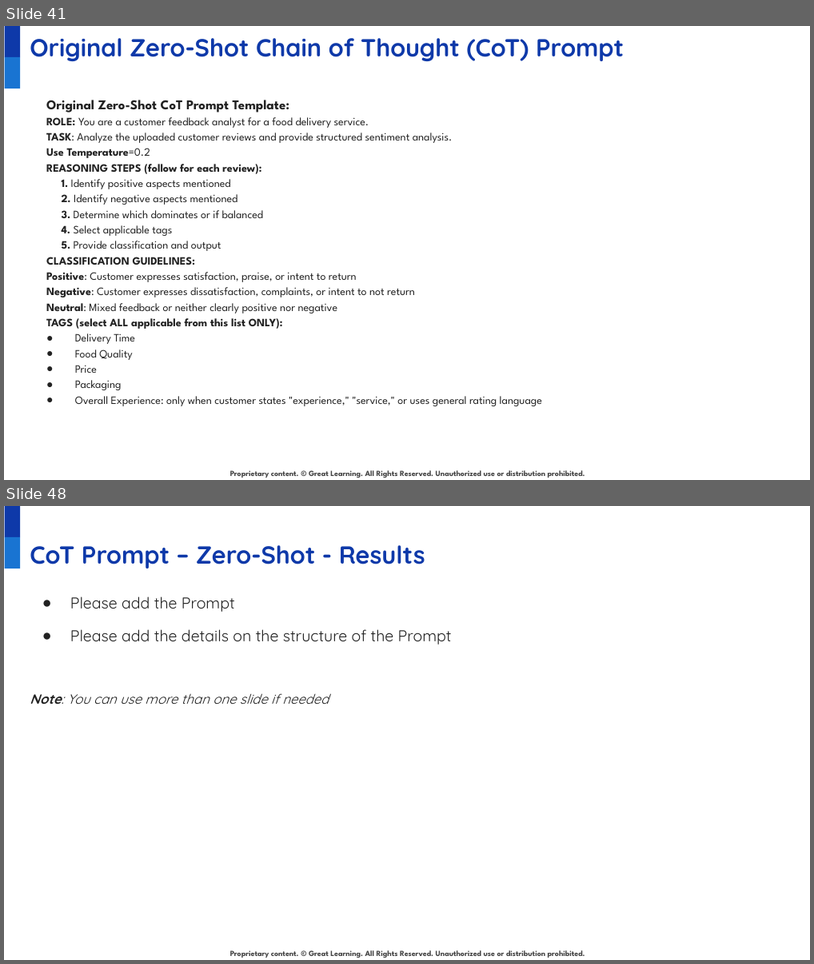
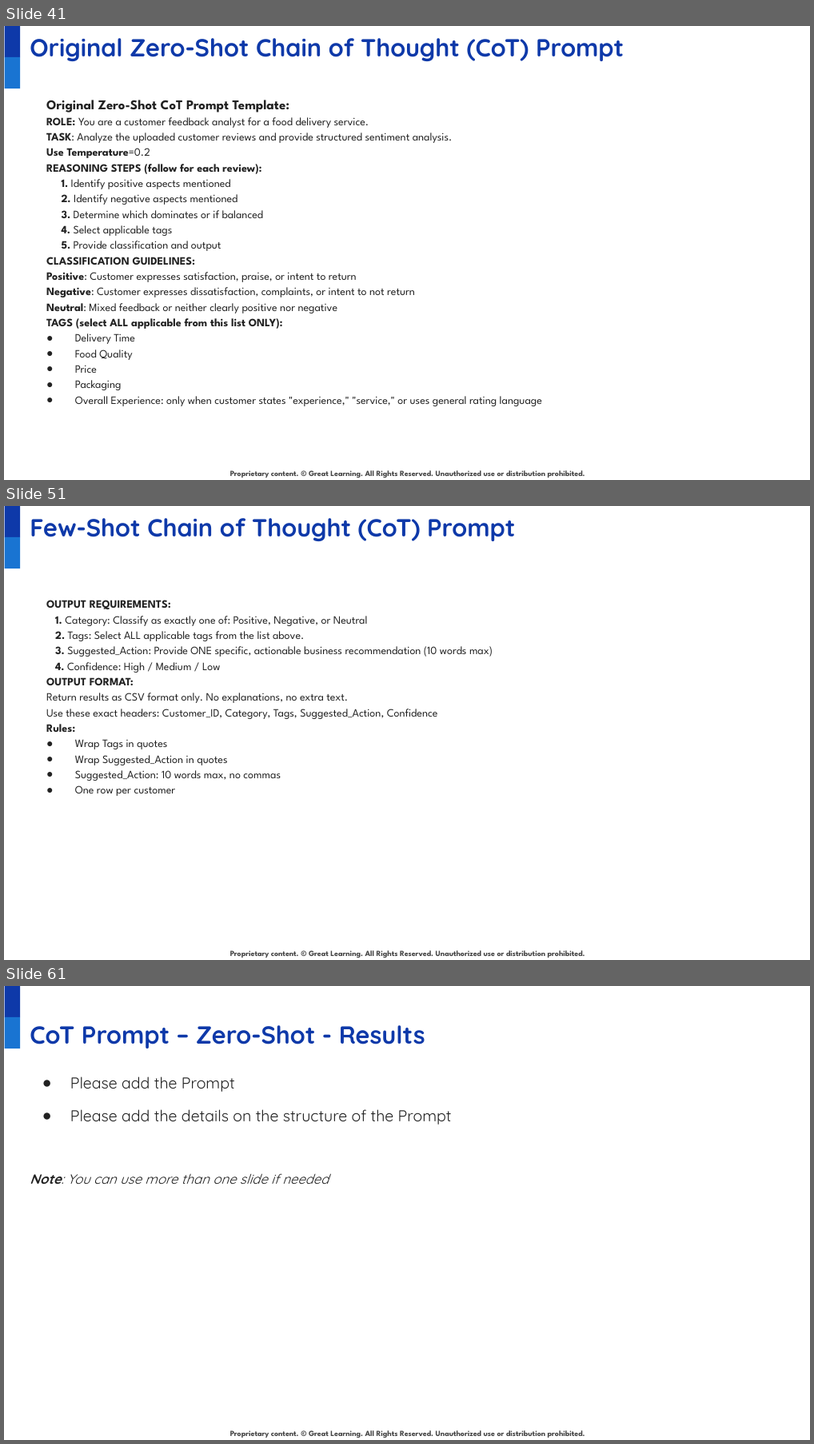
Before and after one commit to juanbucz/GreatLearning-TermProjects, a slide deck: GenAI-Powered Food Delivery Sentiment Analysis/Project Presentation - Business Applications of GenAI - John Buczkowski.pptx. Shown one above the other, each under a label of ours: slides 41 and 48 before the commit, slides 41, 51 and 61 after it; the slides between them are not shown. The pictures are 814x964 and 814x1444 pixels, drawn with LibreOffice and Linux fonts; fonts in the diff are those of the drawing; background and template pictures are left out. Boxes give left, top, right and bottom in pixels: in the first picture for what was removed or moved away, otherwise in the second. Text is boxed around its words. In the diff, an @@ line names an element or a change of style, - is before the commit and + after.

Commit message:
GenAI - Food Delivery Sentiment Analysis - Zero-Shot and Few Shot Chain of Thought models

```diff
--- a/GenAI-Powered Food Delivery Sentiment Analysis/Project Presentation - Business Applications of GenAI - John Buczkowski.pptx
+++ b/GenAI-Powered Food Delivery Sentiment Analysis/Project Presentation - Business Applications of GenAI - John Buczkowski.pptx
@@ slide 51 added at (4,506,810,960), background #FFFFFF; not listed: 3 template elements that a slide beside it also shows @@
@@ title added at (30,518,515,541), 22 pt, text #0E39A9, bold @@
+Few-Shot Chain of Thought (CoT) Prompt
@@ text added at (46,600,493,796), 10 pt, text #222222 @@
+OUTPUT REQUIREMENTS:
+1. Category: Classify as exactly one of: Positive, Negative, or Neutral
+2. Tags: Select ALL applicable tags from the list above.
+3. Suggested_Action: Provide ONE specific, actionable business recommendation (10 words max)
+4. Confidence: High / Medium / Low
+OUTPUT FORMAT:
+Return results as CSV format only. No explanations, no extra text.
+Use these exact headers: Customer_ID, Category, Tags, Suggested_Action, Confidence
+Rules:
+● Wrap Tags in quotes
+● Wrap Suggested_Action in quotes
+● Suggested_Action: 10 words max, no commas
+● One row per customer
@@ what was slide 48 is now slide 61 @@
```
Also in this commit, not shown: 6 slides changed, 12 other slides added, 4 other files.
